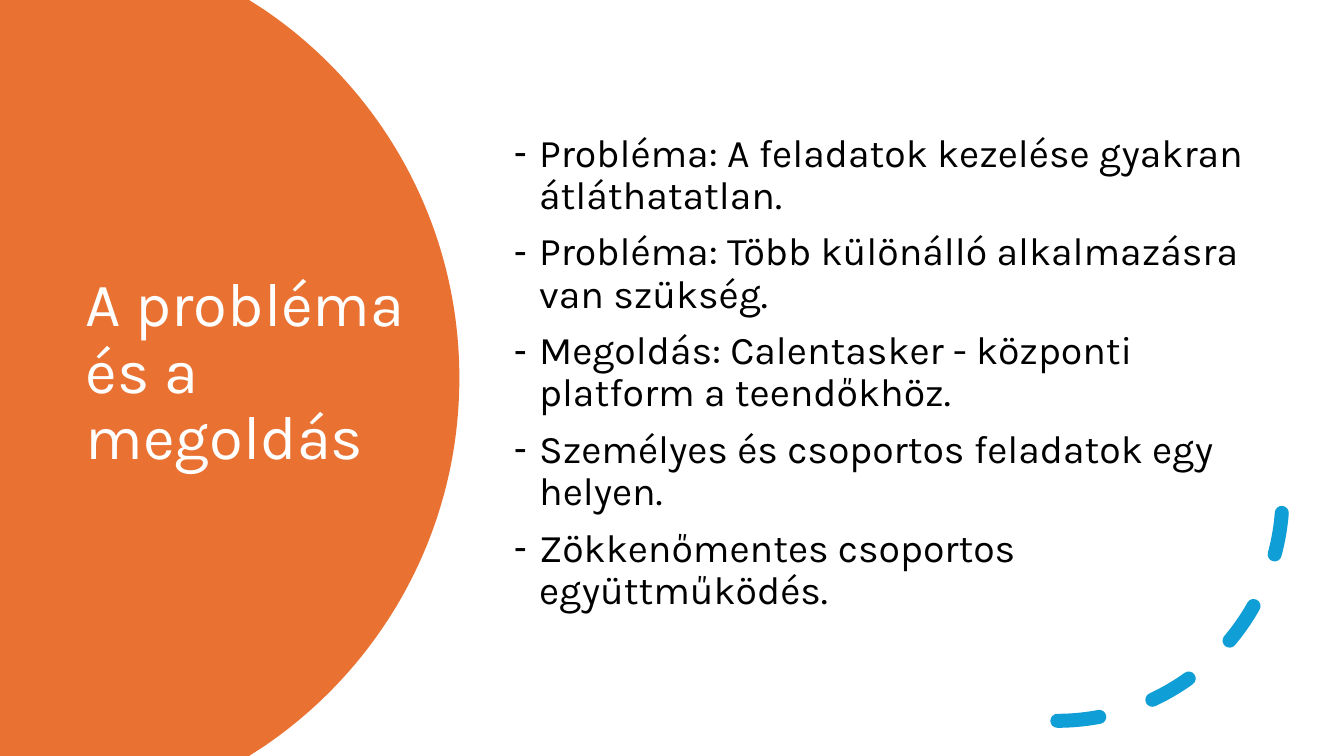
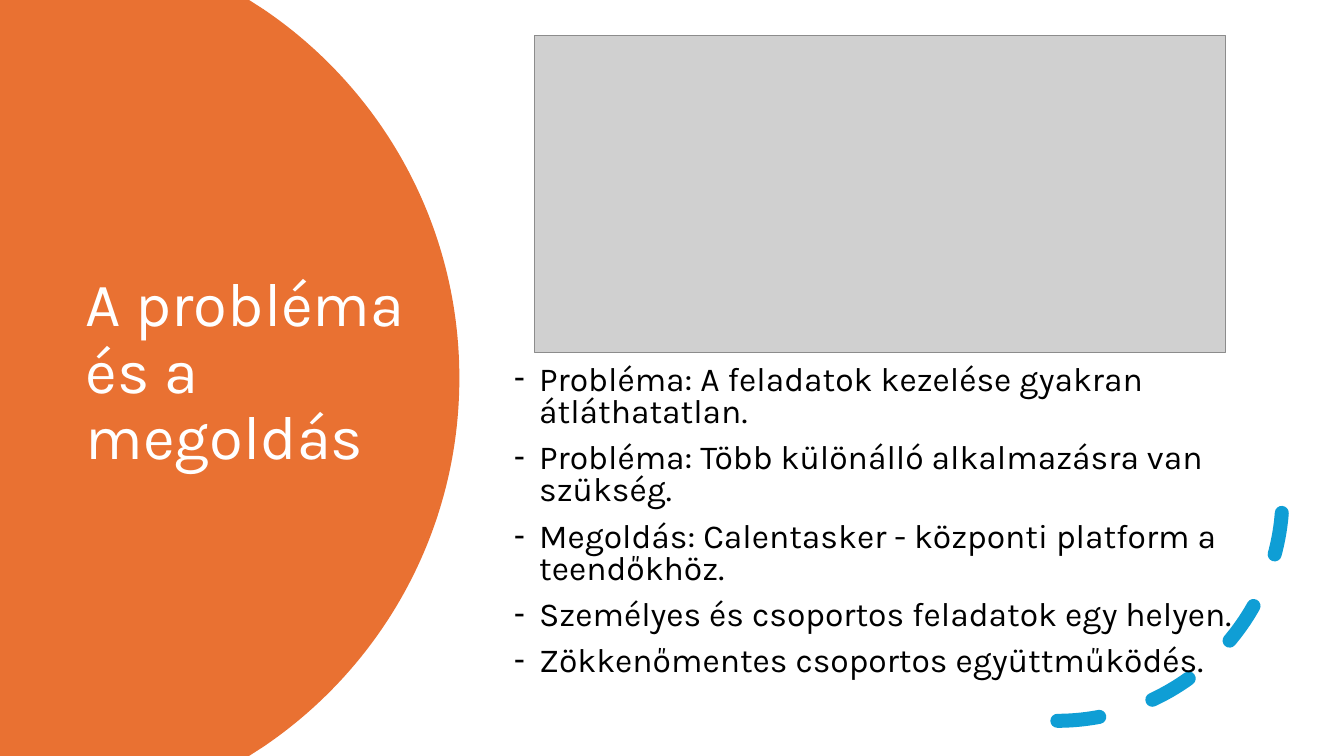
Before and after one commit to FesetoImre5/13_S1_8_vizsgaremek, a slide deck: slide 2 of Dokumentacio/Calentasker_bemutató.pptx. Drawn at 1344x756 pixels with LibreOffice and Linux fonts; fonts in the diff are those of the drawing; grey boxes stand for pictures. Boxes give left, top, right and bottom in pixels: in the first picture for what was removed or moved away, otherwise in the second. Text is boxed around its words. In the diff, an @@ line names an element or a change of style, - is before the commit and + after.

```diff
--- a/Dokumentacio/Calentasker_bemutató.pptx
+++ b/Dokumentacio/Calentasker_bemutató.pptx
@@ picture added at [535, 35, 1226, 353] @@
@@ text "Probléma: A feladatok kezelése gyakran ...": place and size @@
-text "Probléma: A feladatok kezelése gyakran ..." at [539, 137, 1243, 614]
+text "Probléma: A feladatok kezelése gyakran ..." at [539, 365, 1231, 681]
@@ text "Probléma: A feladatok kezelése gyakran ..." at [539, 365, 1231, 681]: size 28 to 24 pt; line spacing 0.9 to 0.8 @@
```
Also in this commit, not shown: 6 other slides changed, 1 slide added, 3 other files.
